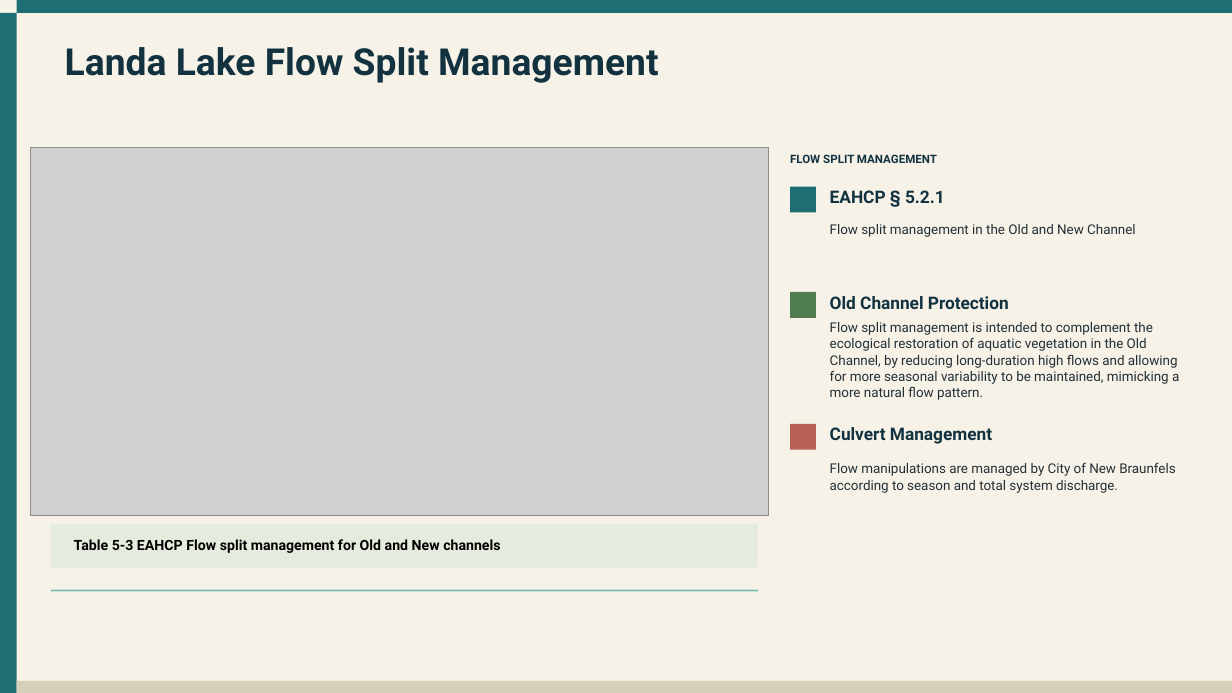
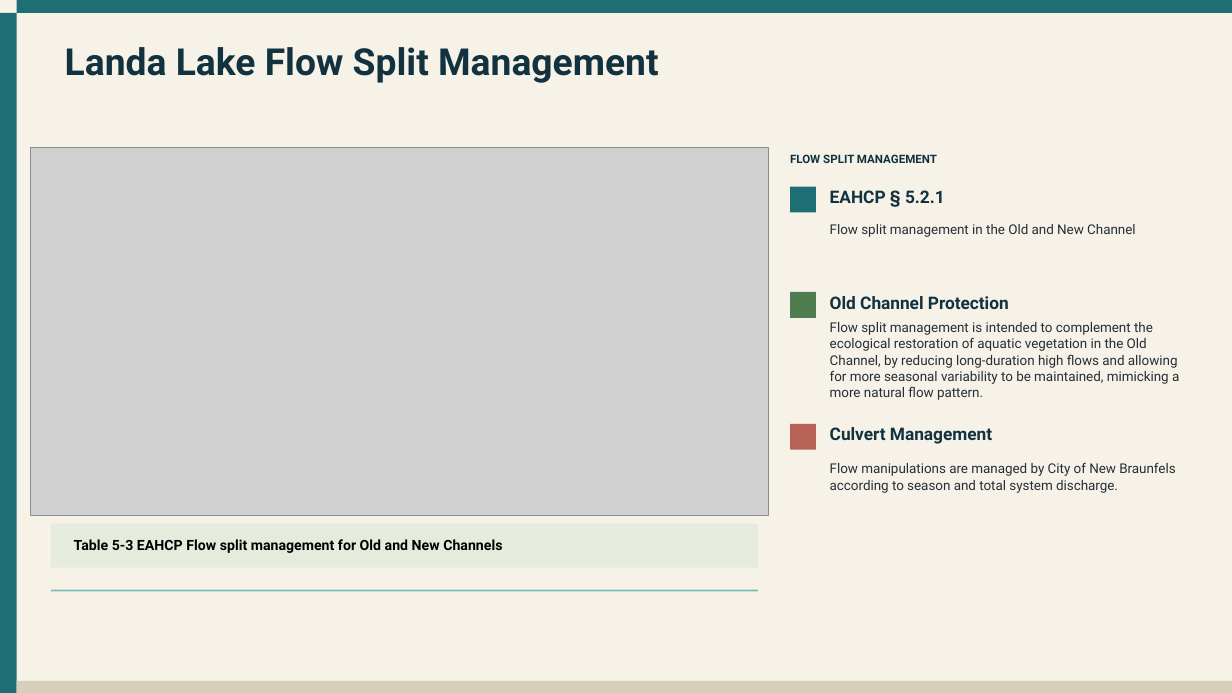
Before and after one commit to cfurl/EAHCP-Fall-2026-Sci-Comm, a slide deck: slide 16 of Comal_mgt_presentation/EAHCP_Landa_Lake.pptx. Drawn at 1232x693 pixels with LibreOffice and Linux fonts; fonts in the diff are those of the drawing; grey boxes stand for pictures. Boxes give left, top, right and bottom in pixels: in the first picture for what was removed or moved away, otherwise in the second. Text is boxed around its words. In the diff, an @@ line names an element or a change of style, - is before the commit and + after.

```diff
--- a/Comal_mgt_presentation/EAHCP_Landa_Lake.pptx
+++ b/Comal_mgt_presentation/EAHCP_Landa_Lake.pptx
@@ text at (74,539,502,553): text changed @@
-Table 5-3 EAHCP Flow split management for Old and New channels
+Table 5-3 EAHCP Flow split management for Old and New Channels
```
Also in this commit, not shown: 1 other slide changed, 1 other file.
